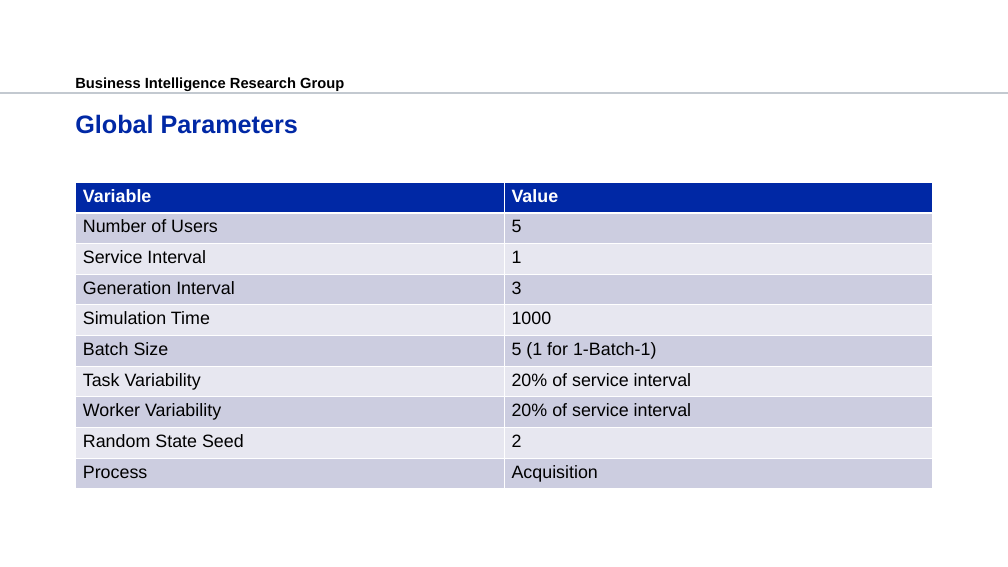
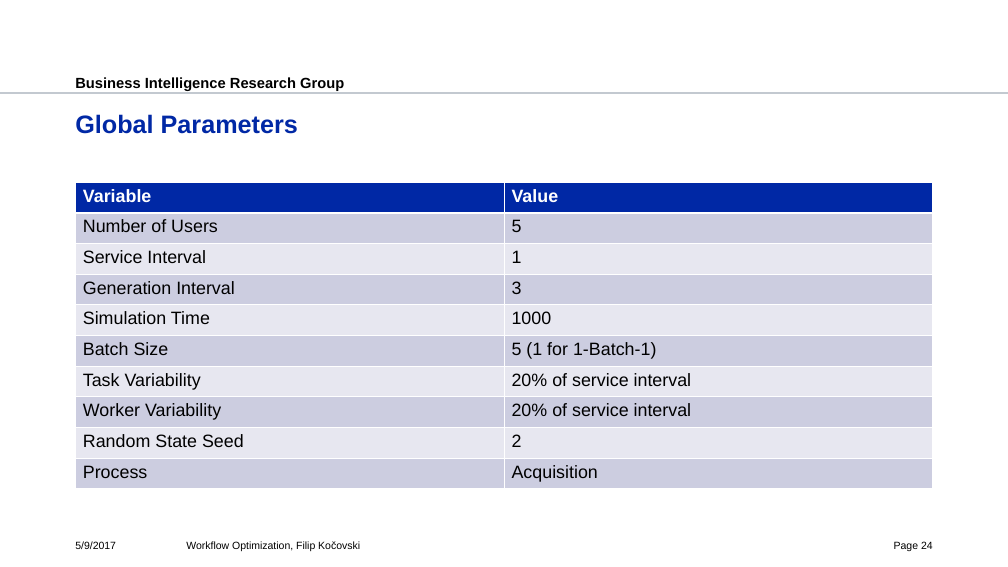
Before and after one commit to fkocovski/mt_presentation, a slide deck: slide 24 of Workflow Optimization.pptx. Drawn at 1008x567 pixels with LibreOffice and Linux fonts; fonts in the diff are those of the drawing; background and template pictures are left out. Boxes give left, top, right and bottom in pixels: in the first picture for what was removed or moved away, otherwise in the second. Text is boxed around its words. In the diff, an @@ line names an element or a change of style, - is before the commit and + after.

Commit message:
final 1.2

```diff
--- a/Workflow Optimization.pptx
+++ b/Workflow Optimization.pptx
@@ text added at bbox=[75, 541, 116, 549], 10 pt, text #000000 @@
+5/9/2017
@@ text added at bbox=[186, 541, 360, 551], 10 pt, text #000000 @@
+Workflow Optimization, Filip Kočovski
@@ page number added at bbox=[894, 541, 933, 551], 10 pt, text #000000 @@
+Page 24
```
Also in this commit, not shown: 27 other slides changed.
